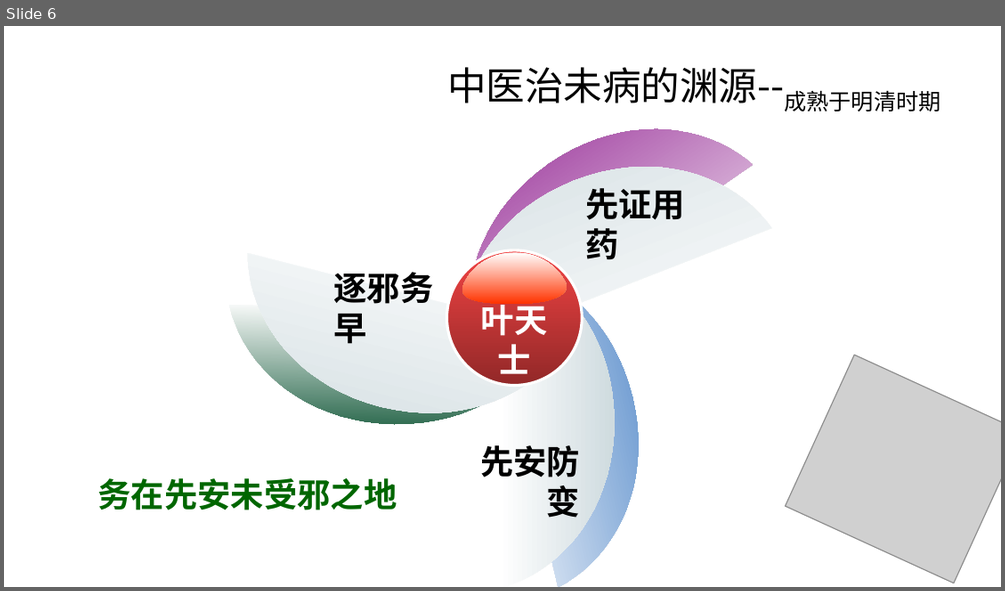
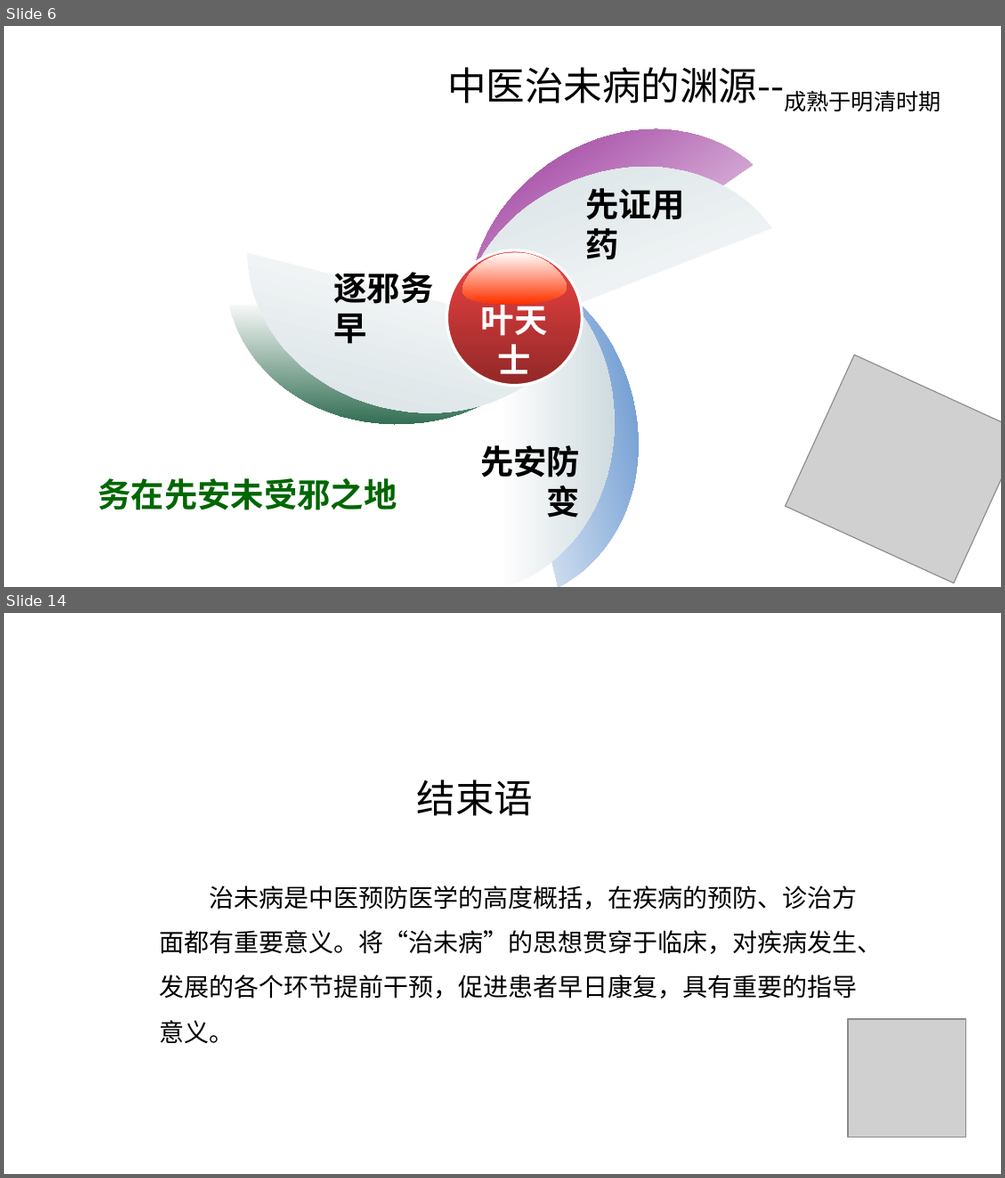
Before and after one commit to sdaulldd/PersonalWork, a slide deck: Document/中国风ppt模板-中医营养.pptx. Shown one above the other, each under a label of ours: slide 6 before the commit, slides 6 and 14 after it; the slides between them are not shown. The pictures are 1005x591 and 1005x1178 pixels, drawn with LibreOffice and Linux fonts; fonts in the diff are those of the drawing; grey boxes stand for pictures; background and template pictures are left out. Boxes give left, top, right and bottom in pixels: in the first picture for what was removed or moved away, otherwise in the second. Text is boxed around its words. In the diff, an @@ line names an element or a change of style, - is before the commit and + after.

```diff
--- a/Document/中国风ppt模板-中医营养.pptx
+++ b/Document/中国风ppt模板-中医营养.pptx
@@ slide 14 added at box(4, 613, 1001, 1174), background picture (left out) @@
@@ title added at box(417, 779, 534, 816), 28 pt, text #000000 @@
+结束语
@@ text added at box(159, 885, 882, 1043), 18 pt, text #000000 @@
+治未病是中医预防医学的高度概括，在疾病的预防、诊治方面都有重要意义。将“治未病”的思想贯穿于临床，对疾病发生、发展的各个环节提前干预，促进患者早日康复，具有重要的指导意义。
@@ picture added at box(848, 1019, 965, 1136) @@
```
Also in this commit, not shown: 3 slides changed, 7 other slides added, 5 slides removed.
